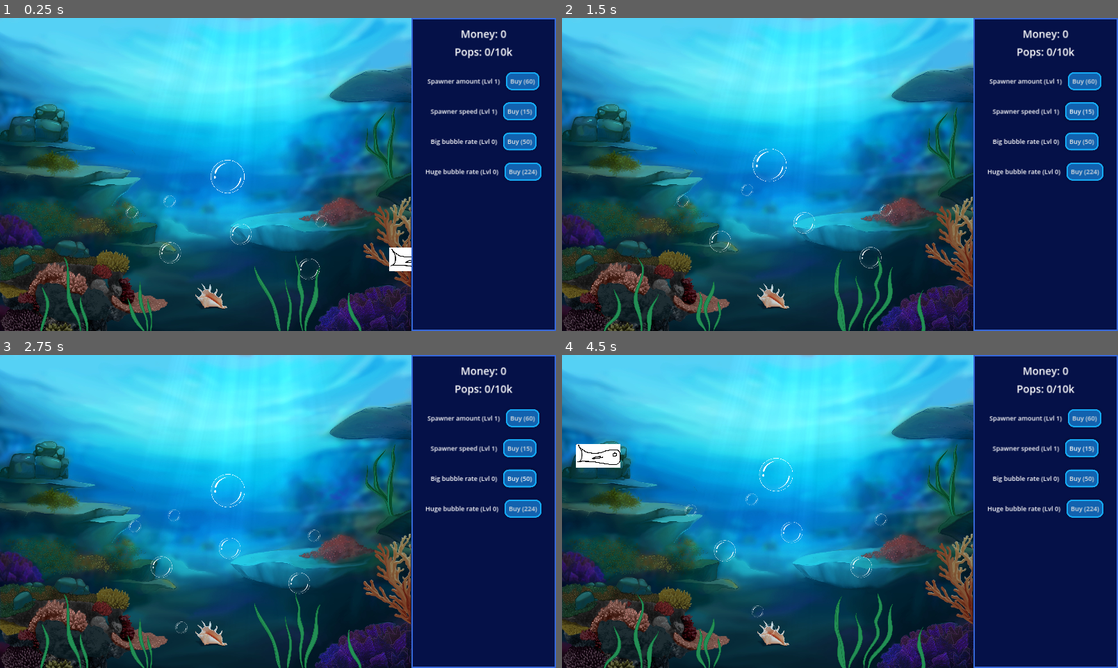
Above: before the commit, frames 1-4 (two rows, left to right).
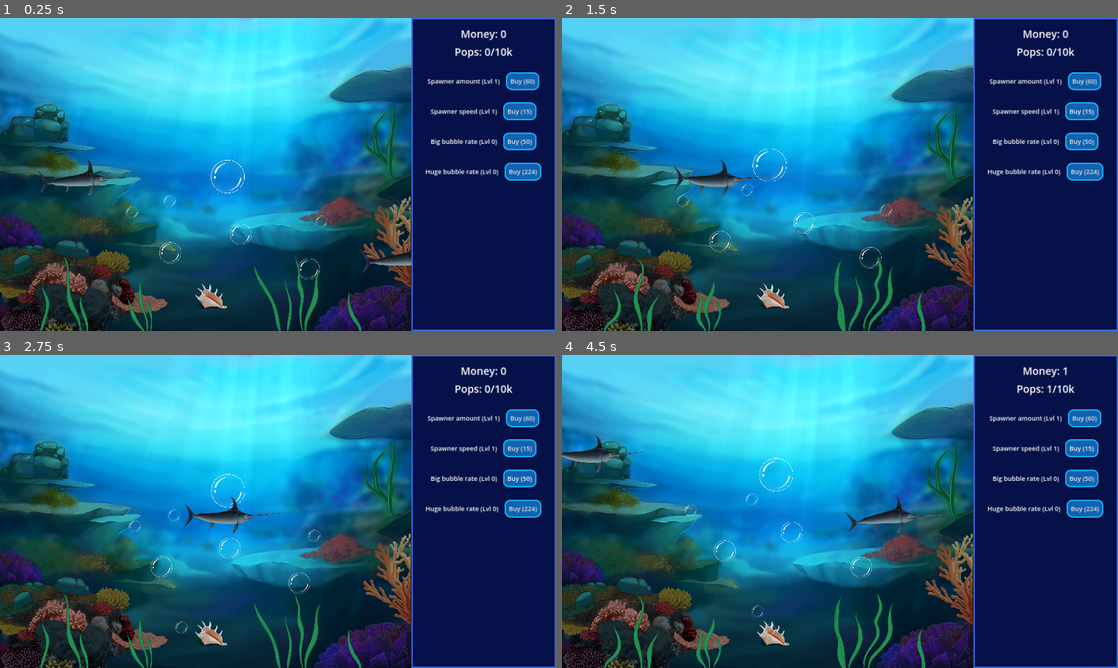
Above: after the commit, the same moments.

Repository: The-breakbar/Blub-Blub-Pop
Game: Godot game, scene res://scenes/main.tscn
Same seed, same stepped clock (60 frames per second), same inputs: the game is played once before the commit and once after it.
Inputs:
- Up to frame 1 (0.25 s): no input
- Up to frame 2 (1.5 s): click "Buy (60)" at 0.5 s; click "Buy (15)" at 1.25 s
- Up to frame 3 (2.75 s): click "Buy (50)" at 2 s
- Up to frame 4 (4.5 s): click "Buy (224)" at 2.75 s; click "Buy (60)" at 3.5 s; click "Buy (15)" at 4.25 s

The runs differ from the first frame. In frame 1, 0.8% of the frame differs, in the area x 6-74%, y 45-82%; in frame 2, 0.4%; in frame 3, 0.4%; in frame 4, 1.2%, in the area x 0-92%, y 4-57%.

Commit message:
adde swordfish texture

Diff:
--- a/scenes/main.tscn
+++ b/scenes/main.tscn
@@ -283,6 +283,9 @@
 [node name="bubble" parent="." instance=ExtResource("16_faeqy")]
 position = Vector2(786, 551)
 
+[node name="Swordfish" parent="." instance=ExtResource("10_fmn8c")]
+position = Vector2(258, 559)
+
 [editable path="ui/screenContainer/sidebar/shop/spawners"]
 [editable path="ui/screenContainer/sidebar/shop/spawnerSpeed"]
 [editable path="ui/screenContainer/sidebar/shop/bigBubbles"]
--- a/scenes/swordfish.tscn
+++ b/scenes/swordfish.tscn
@@ -1,13 +1,48 @@
-[gd_scene load_steps=5 format=3 uid="uid://cmac3ovn4a4uf"]
+[gd_scene load_steps=10 format=3 uid="uid://cmac3ovn4a4uf"]
 
-[ext_resource type="Texture2D" uid="uid://cxykb0bknylcx" path="res://sprites/Fish.png" id="1_2qbnn"]
 [ext_resource type="Script" path="res://scripts/swordfish.gd" id="1_viysn"]
+[ext_resource type="Texture2D" uid="uid://bsb2u3s3s0fut" path="res://sprites/swordfish/sword1 (Mittel).png" id="2_ykki3"]
+[ext_resource type="Texture2D" uid="uid://chfq0ikgj5pct" path="res://sprites/swordfish/sword2 (Mittel).png" id="3_pcceu"]
+[ext_resource type="Texture2D" uid="uid://4s1s7crjqwk8" path="res://sprites/swordfish/sword3 (Mittel).png" id="4_rc3bt"]
+[ext_resource type="Texture2D" uid="uid://b7xwc3a3nc577" path="res://sprites/swordfish/sword4 (Mittel).png" id="5_7ov6o"]
+[ext_resource type="Texture2D" uid="uid://dyhi85teqi5qd" path="res://sprites/swordfish/sword5 (Mittel).png" id="6_16nua"]
+[ext_resource type="Texture2D" uid="uid://dyq8kdgv8pyp6" path="res://sprites/swordfish/sword6 (Mittel).png" id="7_6lcnp"]
 
-[sub_resource type="SpriteFrames" id="SpriteFrames_5mkmf"]
+[sub_resource type="SpriteFrames" id="SpriteFrames_38c6q"]
 animations = [{
 "frames": [{
 "duration": 1.0,
-"texture": ExtResource("1_2qbnn")
+"texture": ExtResource("2_ykki3")
+}, {
+"duration": 1.0,
+"texture": ExtResource("3_pcceu")
+}, {
+"duration": 1.0,
+"texture": ExtResource("4_rc3bt")
+}, {
+"duration": 1.0,
+"texture": ExtResource("5_7ov6o")
+}, {
+"duration": 1.0,
+"texture": ExtResource("6_16nua")
+}, {
+"duration": 1.0,
+"texture": ExtResource("7_6lcnp")
+}, {
+"duration": 1.0,
+"texture": ExtResource("6_16nua")
+}, {
+"duration": 1.0,
+"texture": ExtResource("5_7ov6o")
+}, {
+"duration": 1.0,
+"texture": ExtResource("4_rc3bt")
+}, {
+"duration": 1.0,
+"texture": ExtResource("3_pcceu")
+}, {
+"duration": 1.0,
+"texture": ExtResource("2_ykki3")
 }],
 "loop": true,
 "name": &"default",
@@ -15,18 +50,22 @@
 }]
 
 [sub_resource type="RectangleShape2D" id="RectangleShape2D_krxvx"]
-size = Vector2(38, 15)
+size = Vector2(125.625, 27.25)
 
 [node name="Swordfish" type="Area2D"]
 script = ExtResource("1_viysn")
 
 [node name="AnimatedSprite2D" type="AnimatedSprite2D" parent="."]
-scale = Vector2(0.2, 0.2)
-sprite_frames = SubResource("SpriteFrames_5mkmf")
+position = Vector2(18, -6)
+scale = Vector2(0.403581, 0.403581)
+sprite_frames = SubResource("SpriteFrames_38c6q")
+autoplay = "default"
+frame_progress = 0.460227
+flip_h = true
 
 [node name="CollisionShape2D" type="CollisionShape2D" parent="."]
-position = Vector2(79, 5)
+position = Vector2(121, -8)
 shape = SubResource("RectangleShape2D_krxvx")
-debug_color = Color(0.85098, 0.207843, 1, 1)
+debug_color = Color(0.855167, 0.21, 1, 0.376471)
 
 [connection signal="body_entered" from="." to="." method="_on_body_entered"]
Binary file added: sprites/swordfish/sword1 (Mittel).png
Not shown, added: sprites/swordfish/sword1 (Mittel).png.import
Binary file added: sprites/swordfish/sword2 (Mittel).png
Not shown, added: sprites/swordfish/sword2 (Mittel).png.import
Binary file added: sprites/swordfish/sword3 (Mittel).png
Not shown, added: sprites/swordfish/sword3 (Mittel).png.import
Binary file added: sprites/swordfish/sword4 (Mittel).png
Not shown, added: sprites/swordfish/sword4 (Mittel).png.import
Binary file added: sprites/swordfish/sword5 (Mittel).png
Not shown, added: sprites/swordfish/sword5 (Mittel).png.import
Binary file added: sprites/swordfish/sword6 (Mittel).png
Not shown, added: sprites/swordfish/sword6 (Mittel).png.import
(and 1 more such lines)
